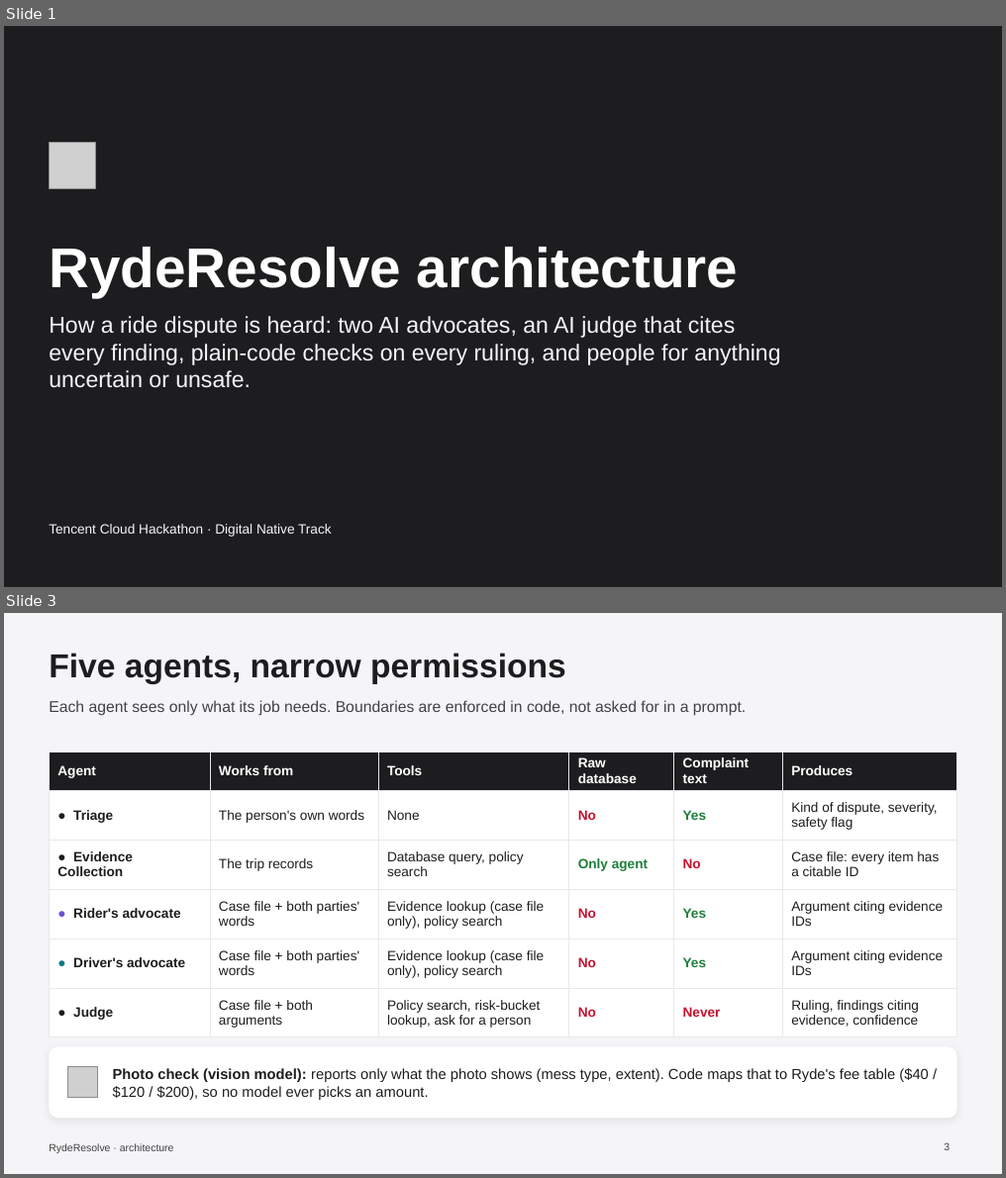
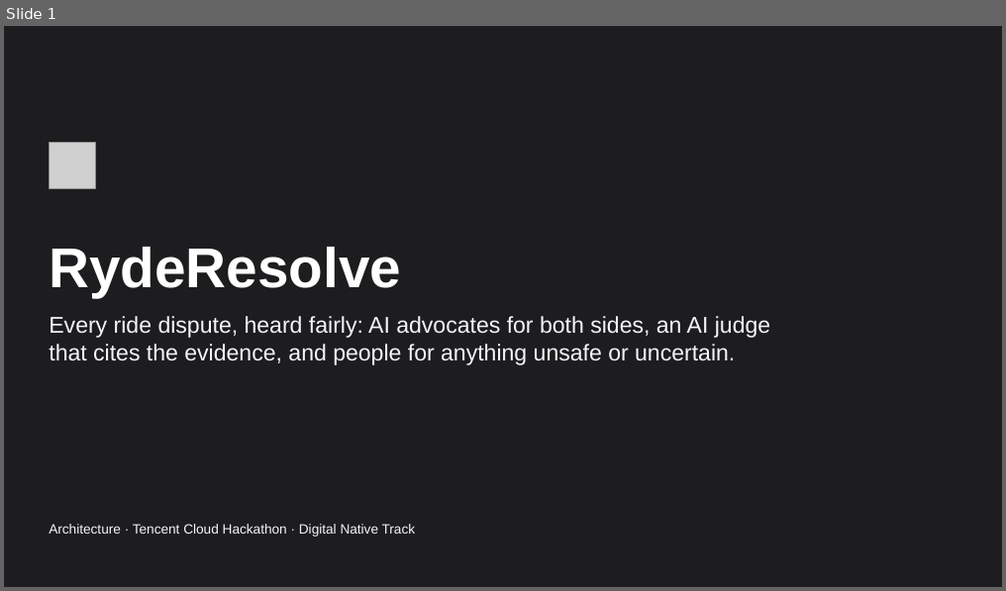
Before and after one commit to suryaansh2002/ryde-dispute-resolution-tencent, a slide deck: submission/architecture.pptx. Shown one above the other, each under a label of ours: slides 1 and 3 before the commit, slide 1 after it; the slides between them are not shown. The pictures are 1006x1178 and 1006x591 pixels, drawn with LibreOffice and Linux fonts; fonts in the diff are those of the drawing; grey boxes stand for pictures. Boxes give left, top, right and bottom in pixels: in the first picture for what was removed or moved away, otherwise in the second. Text is boxed around its words. In the diff, an @@ line names an element or a change of style, - is before the commit and + after.

Commit message:
Architecture deck: a courtroom slide for the hearing, less on every slide, current results

```diff
--- a/submission/architecture.pptx
+++ b/submission/architecture.pptx
@@ slide 3 removed at [4,613,1002,1174], background #F5F5F7 @@
@@ title removed at [49,653,566,684] @@
-Five agents, narrow permissions
@@ text removed at [49,700,746,716] @@
-Each agent sees only what its job needs. Boundaries are enforced in code, not asked for in a prompt.
@@ table removed at [49,752,957,1032], 6 rows, 6 columns @@
-Agent | Works from | Tools | Raw database | Complaint text | Produces
-● Triage | The person's own words | None | No | Yes | Kind of dispute, severity, safety flag
-● Evidence Collection | The trip records | Database query, policy search | Only agent | No | Case file: every item has a citable ID
-● Rider's advocate | Case file + both parties' words | Evidence lookup (case file only), policy search | No | Yes | Argument citing evidence IDs
-● Driver's advocate | Case file + both parties' words | Evidence lookup (case file only), policy search | No | Yes | Argument citing evidence IDs
-● Judge | Case file + both arguments | Policy search, risk-bucket lookup, ask for a person | No | Never | Ruling, findings citing evidence, confidence
@@ rounded rectangle removed at [49,1048,957,1118] @@
@@ picture removed at [67,1067,98,1097] @@
@@ text removed at [113,1068,928,1100] @@
-Photo check (vision model): reports only what the photo shows (mess type, extent). Code maps that to Ryde's fee table ($40 / $120 / $200), so no model ever picks an amount.
@@ text removed at [49,1144,174,1154] @@
-RydeResolve · architecture
@@ page number removed at [944,1143,949,1151] @@
-3
@@ slide 1 changed as well @@
@@ title at [49,247,401,297]: text changed @@
-RydeResolve architecture
+RydeResolve
@@ text at [49,316,770,366]: text changed @@
-How a ride dispute is heard: two AI advocates, an AI judge that cites every finding, plain-code checks on every ruling, and people for anything uncertain or unsafe.
+Every ride dispute, heard fairly: AI advocates for both sides, an AI judge that cites the evidence, and people for anything unsafe or uncertain.
@@ text at [49,524,416,537]: text changed @@
-Tencent Cloud Hackathon · Digital Native Track
+Architecture · Tencent Cloud Hackathon · Digital Native Track
```
Also in this commit, not shown: 3 other slides changed, 4 slides added, 3 other slides removed.
